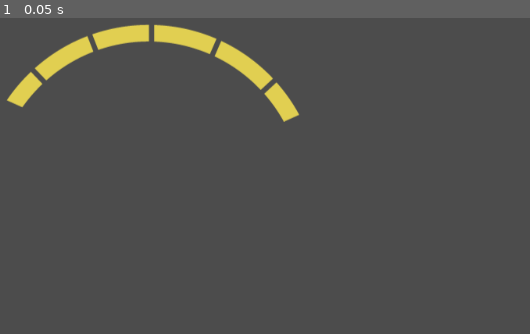
Above: before the commit, frame 1.
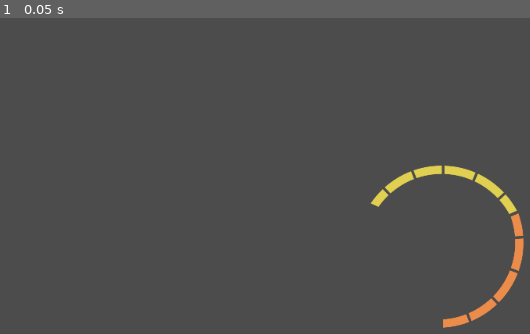
Above: after the commit, the same moment.

Repository: Arrotla/Juego_Espacio
Game: Godot game, scene res://scenes/Medidores.tscn
Two runs of this game, one before a commit and one after it. Both use one fixed random seed, a clock stepped at 60 frames per second and the inputs below. Before the commit the project starts from res://scenes/energía.tscn.
Inputs:
- Up to frame 1 (0.05 s): no input

The runs differ from the first frame. In frame 1, 4.9% of the frame differs, in the area x 1-99%, y 1-99%.

Commit message:
Medidores (comida, energia)

Diff:
--- a/project.godot
+++ b/project.godot
@@ -11,7 +11,7 @@
 [application]
 
 config/name="Juego Espacio"
-run/main_scene="res://scenes/energía.tscn"
+run/main_scene="res://scenes/Medidores.tscn"
 config/icon="res://icon.png"
 
 [physics]
--- /dev/null
+++ b/scenes/Medidores.tscn
@@ -0,0 +1,16 @@
+[gd_scene load_steps=3 format=2]
+
+[ext_resource path="res://scenes/energía.tscn" type="PackedScene" id=1]
+[ext_resource path="res://scenes/comida.tscn" type="PackedScene" id=2]
+
+[node name="Medidores" type="Node2D"]
+
+[node name="barras" type="Node" parent="."]
+
+[node name="energía" parent="barras" instance=ExtResource( 1 )]
+position = Vector2( 883.889, 409.895 )
+scale = Vector2( 0.5, 0.5 )
+
+[node name="comida" parent="barras" instance=ExtResource( 2 )]
+position = Vector2( 699.591, 379.315 )
+scale = Vector2( 0.5, 0.5 )
--- /dev/null
+++ b/scenes/comida.tscn
@@ -0,0 +1,36 @@
+[gd_scene load_steps=7 format=2]
+
+[ext_resource path="res://Assets/Prototipo/Medidores/Comida_2.png" type="Texture" id=1]
+[ext_resource path="res://Assets/Prototipo/Medidores/Comida_1.png" type="Texture" id=2]
+[ext_resource path="res://Assets/Prototipo/Medidores/Comida_3.png" type="Texture" id=3]
+[ext_resource path="res://Assets/Prototipo/Medidores/Comida_5.png" type="Texture" id=4]
+[ext_resource path="res://Assets/Prototipo/Medidores/Comida_4.png" type="Texture" id=5]
+[ext_resource path="res://scripts/comida.gd" type="Script" id=6]
+
+[node name="comida" type="Node2D"]
+position = Vector2( -3.04535, -8.40894 )
+script = ExtResource( 6 )
+
+[node name="Comida_1" type="Sprite" parent="."]
+position = Vector2( 467.959, 267.943 )
+texture = ExtResource( 2 )
+
+[node name="Comida_2" type="Sprite" parent="."]
+visible = false
+position = Vector2( 468.959, 297.579 )
+texture = ExtResource( 1 )
+
+[node name="Comida_3" type="Sprite" parent="."]
+visible = false
+position = Vector2( 461.232, 339.305 )
+texture = ExtResource( 3 )
+
+[node name="Comida_4" type="Sprite" parent="."]
+visible = false
+position = Vector2( 433.323, 376.941 )
+texture = ExtResource( 5 )
+
+[node name="Comida_5" type="Sprite" parent="."]
+visible = false
+position = Vector2( 397.687, 398.031 )
+texture = ExtResource( 4 )
--- a/scenes/energía.tscn
+++ b/scenes/energía.tscn
@@ -13,6 +13,7 @@
 script = ExtResource( 7 )
 
 [node name="Energía_1" type="Sprite" parent="."]
+position = Vector2( -2, 0 )
 texture = ExtResource( 3 )
 
 [node name="Energía_2" type="Sprite" parent="."]
--- /dev/null
+++ b/scripts/comida.gd
@@ -0,0 +1,18 @@
+extends Node2D
+
+func _ready():
+	Input.is_action_just_pressed("ui_down")
+	yield(get_tree().create_timer(120), "timeout")
+	$"Comida_1".hide()
+	$"Comida_2".show()
+	yield(get_tree().create_timer(120), "timeout")
+	$"Comida_2".hide()
+	$"Comida_3".show()
+	yield(get_tree().create_timer(120), "timeout")
+	$"Comida_3".hide()
+	$"Comida_4".show()
+	yield(get_tree().create_timer(120), "timeout")
+	$"Comida_4".hide()
+	$"Comida_5".show()
+	yield(get_tree().create_timer(120), "timeout")
+	$"Comida_5".hide()
